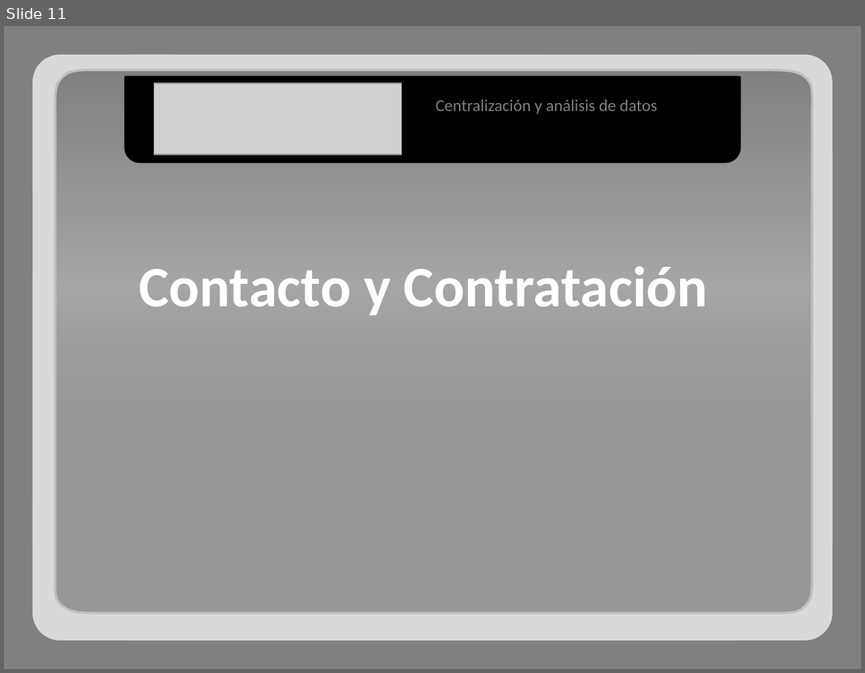
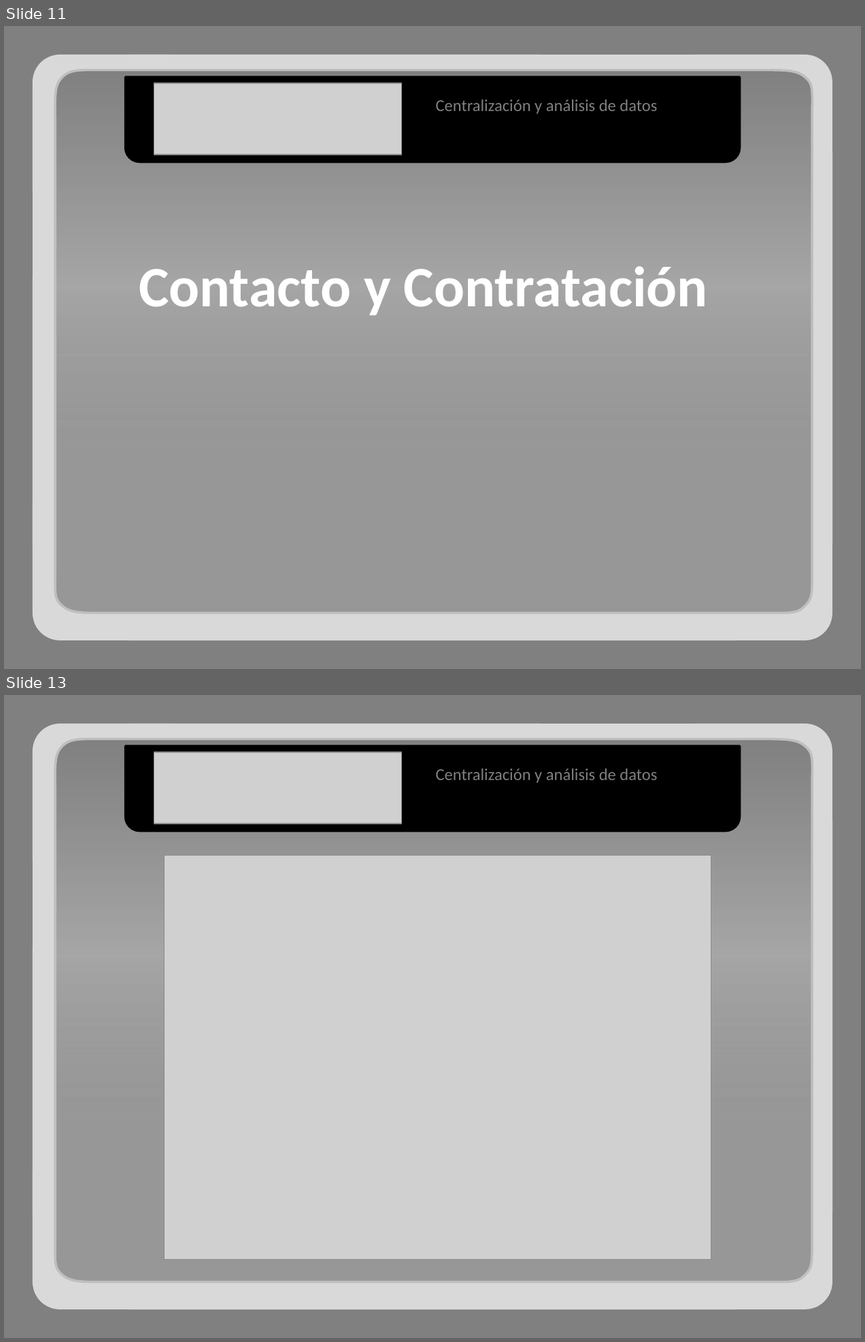
Before and after one commit to adrianachelotti/tallerdesarrollo1ero2011, a slide deck: Presentacion/Comercial/Presentacion Comercial.pptx. Shown one above the other, each under a label of ours: slide 11 before the commit, slides 11 and 13 after it; the slides between them are not shown. The pictures are 865x673 and 865x1342 pixels, drawn with LibreOffice and Linux fonts; fonts in the diff are those of the drawing; grey boxes stand for pictures. Boxes give left, top, right and bottom in pixels: in the first picture for what was removed or moved away, otherwise in the second. Text is boxed around its words. In the diff, an @@ line names an element or a change of style, - is before the commit and + after.

```diff
--- a/Presentacion/Comercial/Presentacion Comercial.pptx
+++ b/Presentacion/Comercial/Presentacion Comercial.pptx
@@ slide 13 added at (x1=4, y1=695, x2=861, y2=1338), background #808080 @@
@@ freeform shape added at (x1=54, y1=738, x2=813, y2=1282), fill gradient #808080 to #A6A6A6, outline #BFBFBF 2 pt @@
@@ round same rect added at (x1=126, y1=747, x2=740, y2=831), fill #000000, outline #000000 2 pt @@
@@ picture added at (x1=154, y1=752, x2=402, y2=824) @@
@@ text added at (x1=436, y1=768, x2=657, y2=783), 14 pt, text #808080 @@
+Centralización y análisis de datos
@@ picture added at (x1=164, y1=855, x2=711, y2=1259) @@
@@ group added at (x1=33, y1=724, x2=832, y2=1309): 5 rounded rectangles @@
```
Also in this commit, not shown: 4 slides changed, 2 other slides added.
